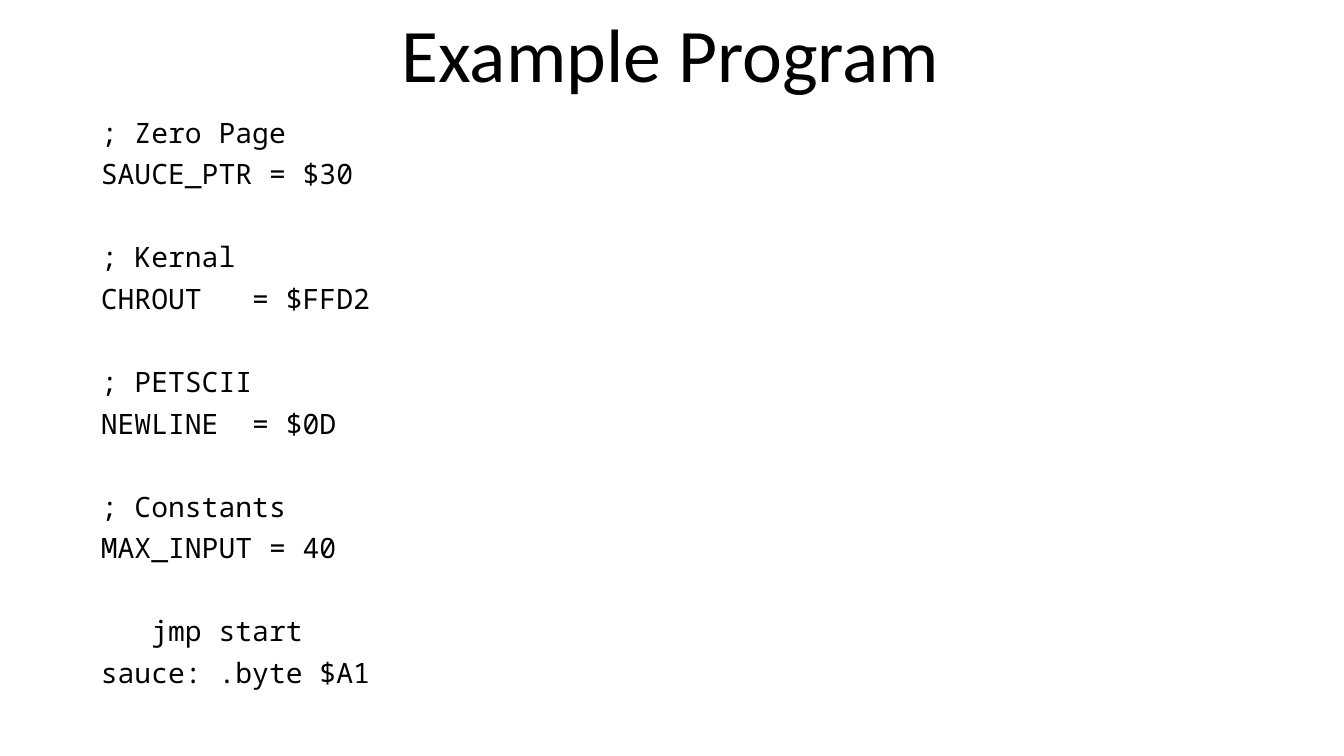
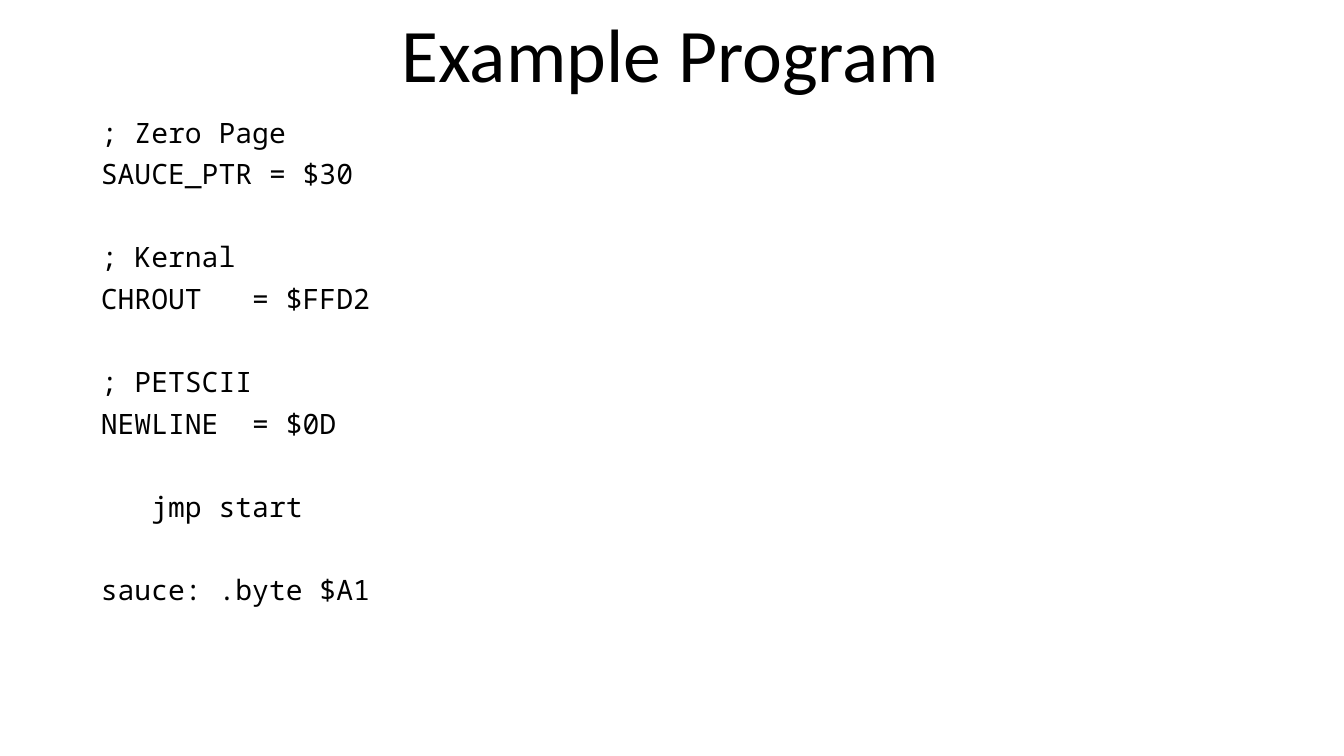
Before and after one commit to SlithyMatt/x16-assembly-tutorial, a slide deck: slide 14 of Lesson7/Lesson7.odp. Drawn at 1344x756 pixels with LibreOffice and Linux fonts; fonts in the diff are those of the drawing. Boxes give left, top, right and bottom in pixels: in the first picture for what was removed or moved away, otherwise in the second. Text is boxed around its words. In the diff, an @@ line names an element or a change of style, - is before the commit and + after.

```diff
--- a/Lesson7/Lesson7.odp
+++ b/Lesson7/Lesson7.odp
@@ text at bbox=[101, 496, 337, 563]: paragraphs removed @@
-; Constants
-MAX_INPUT = 40
```
Also in this commit, not shown: 2 other files.
